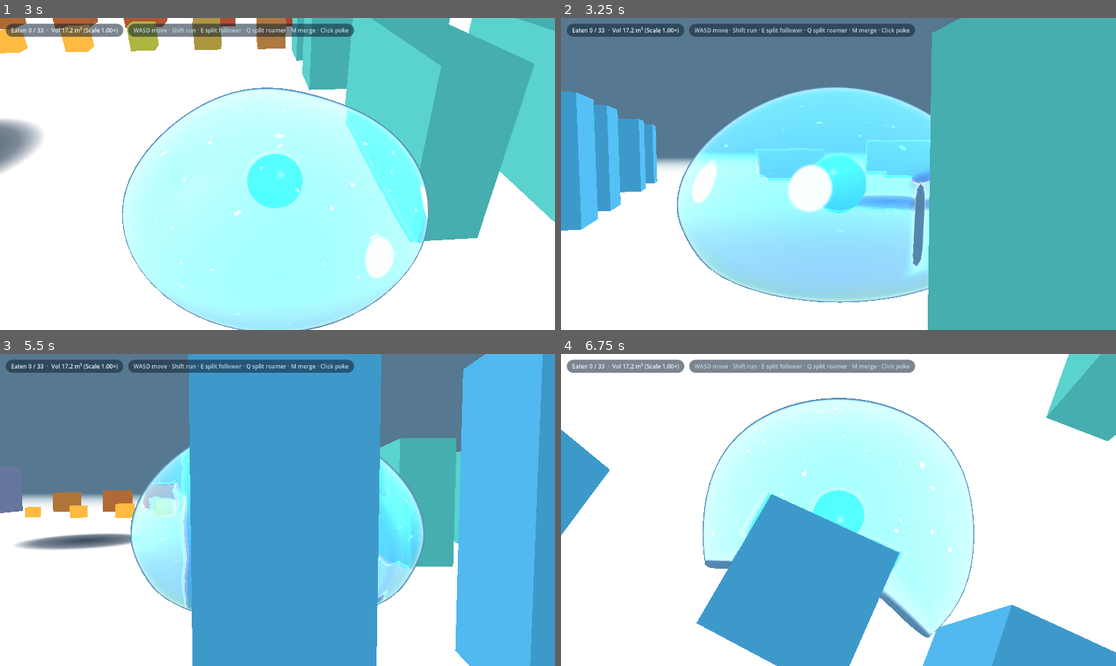
Above: before the commit, frames 1-4 (two rows, left to right).
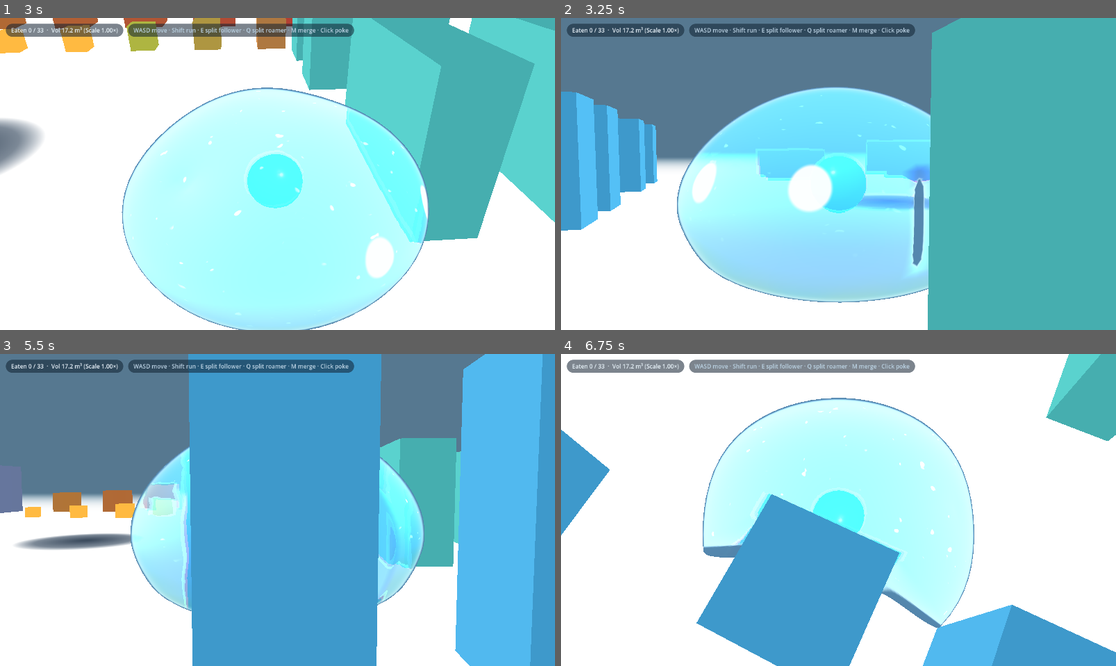
Above: after the commit, the same moments.

Repository: EN-rain/how-to-live-as-a-slime
Game: Godot game, scene res://scenes/main.tscn
Same seed, same stepped clock (60 frames per second), same inputs: the game is played once before the commit and once after it.
Inputs (mouse positions are in pixels of both pictures, inside the frame that each line leads up to):
- Up to frame 1 (3 s): tap Enter (ui_accept) at 0.5, 0.77, 1.07 s; move the mouse to (399, 158) at 0.52 s; hold D (move_right) 0.53-1.25 s; hold M (merge_clones) 0.53-1.25 s; click (399, 158) at 0.67 s; drag from (166, 189) to (249, 236) at 1.27 s; move the mouse to (333, 105) at 2.02 s; hold D (move_right) 2.03-2.75 s; hold Shift (run) 2.03-2.75 s; drag from (249, 236) to (111, 127) at 2.77 s
- Up to frame 2 (3.25 s): no input
- Up to frame 3 (5.5 s): move the mouse to (444, 556) at 3.52 s; hold A (move_left) 3.53-4.25 s; hold Q (split_roam) 3.53-4.25 s; tap Enter (ui_accept) at 3.77, 4.07 s; drag from (111, 463) to (194, 432) at 4.27 s; move the mouse to (305, 510) at 5.02 s; hold S (move_back) from 5.03 s (still down); hold Mouse wheel down (zoom_out) from 5.03 s (still down); click (305, 510) at 5.17 s
- Up to frame 4 (6.75 s): release S (move_back) at 5.75 s; release Mouse wheel down (zoom_out) at 5.75 s; drag from (755, 432) to (727, 525) at 5.77 s; move the mouse to (960, 494) at 6.52 s; press the mouse at (960, 494) at 6.53 s; hold W (move_forward) from 6.53 s (still down)

Frame 1 is identical in both runs. In frame 2, 0.2% of the frame differs, in the area x 61-67%, y 47-80%; in frame 3, 0.1%; in frame 4, 1.2%, in the area x 25-69%, y 50-91%.

Commit message:
Audit and fix render-frame uniform lag, corner/top clipping, low-cube core sweeps, and double-deformation

Diff:
--- a/scripts/props.gd
+++ b/scripts/props.gd
@@ -238,16 +238,18 @@
 		if not is_instance_valid(s):
 			continue
 		if not s.is_merging:
-			# Read the motor's contacts before push-eating issues its own
-			# move_horizontal calls, which would clear that feedback.
 			_register_motor_contacts(s, dt)
 			_process_edible_props(s, dt)
 		_update_inside_props(s, dt)
 		_update_slime_splat(s, dt)
+
+	_separate_slimes()
+
+	for s in registered_slimes:
+		if not is_instance_valid(s):
+			continue
 		_update_eat_uniforms(s, dt)
 		_update_solid_uniforms(s)
-
-	_separate_slimes()
 
 	# Press state that no body refreshed this tick (walked away, merged, freed)
 	# relaxes here, so a narrow per-slime query can never leave a prop permanently
@@ -623,7 +625,7 @@
 		if p.eater == s and p.body != null:
 			rids.append(p.body.get_rid())
 	for p in s.pressing_props:
-		if p.body != null and p.state == STATE_IDLE and p.last_presser == s and p.engulf_front > 0.005:
+		if p.body != null and p.state == STATE_IDLE and p.last_presser == s and p.engulf_front >= 0.85:
 			rids.append(p.body.get_rid())
 	return rids
 
@@ -1295,57 +1297,16 @@
 # ------------------------------------------------------------------------------------------------
 
 func _update_eat_uniforms(s: Slime, dt: float) -> void:
-	var S := s.model.scale
-	var sp := s.global_position
+	var S := maxf(s.model.scale, 1e-4)
+	var sp := s.body.global_position if s.body != null else s.global_position
 	for i in 6:
 		_eat_pos_buf[i] = Vector3.ZERO
 		_eat_param_buf[i] = Vector3.ZERO
 		_box_half_buf[i] = Vector3(0.01, 0.01, 0.01)
 
-	var nearby := query_nearby_props(Vector2(sp.x, sp.z), s.model.rest_max_radius * S * 1.1 + 6.0 * S + 4.0)
-	var pressing: Array[PropData] = []
-	for p in nearby:
-		if p.pd > 0.004 and p.p_ro > 0.0 and p.last_presser == s:
-			var dist := Vector2(p.mesh.global_position.x - sp.x, p.mesh.global_position.z - sp.z).length()
-			if dist <= s.model.rest_max_radius * S * 1.1 + p.p_ro:
-				pressing.append(p)
-	pressing.sort_custom(func(a: PropData, b: PropData) -> bool: return a.pd > b.pd)
-	if pressing.size() > 3:
-		pressing.resize(3)
-
-	var pa := 0.0
-	var press_dir := Vector3(0, 0, 1)
-	for i in pressing.size():
-		var p := pressing[i]
-		var m := p.mesh.global_position
-		var dx := m.x - sp.x
-		var dz := m.z - sp.z
-		var d := maxf(Vector2(dx, dz).length(), 1e-4)
-		var dir := Vector3(dx / d, 0.0, dz / d)
-		var dv := (s.model.world_radius_at(m.y, dir) + p.p_ro - p.pd) / maxf(S, 1e-4)
-		_eat_pos_buf[i] = Vector3(dir.x * dv, (m.y - sp.y) / maxf(S, 1e-4), dir.z * dv)
-		_eat_param_buf[i] = Vector3(float(p.shape) + p.sides * 0.01, 1.0, p.mesh.rotation.y + p.phase)
-		_box_half_buf[i] = _box_half(p, S)
-		var a := minf(1.0, p.pd / p.p_thr)
-		var vr := clampf(p.real_volume / maxf(1e-4, s.get_volume()), 0.0, 1.0)
-		var strain_boost := 1.0 + 0.45 * clampf((vr - 0.25) / 0.75, 0.0, 1.0)
-		a = minf(1.0, a * strain_boost)
-		if a > pa:
-			pa = a
-			press_dir = dir
-
-	s.press_amt = lerpf(s.press_amt, pa, 1.0 - exp(-15.0 * dt))
+	s.press_amt = lerpf(s.press_amt, 0.0, 1.0 - exp(-15.0 * dt))
 	s.set_shader_param("uPressAmt", s.press_amt)
-	s.set_shader_param("uPressDir", press_dir)
-
-	var near := 0.0
-	for p in nearby:
-		if p.p_ro <= 0.0 or p.last_presser != s:
-			continue
-		var to_prop := Vector3(p.mesh.global_position.x - sp.x, 0.0, p.mesh.global_position.z - sp.z)
-		var gap := to_prop.length() - (s.model.horizontal_support(to_prop) + p.p_ro)
-		near = maxf(near, minf(1.0, maxf(0.0, 1.0 - gap / (1.5 * S + p.p_ro))))
-	s.calm = lerpf(s.calm, maxf(near, s.press_amt), 1.0 - exp(-12.0 * dt))
+	s.calm = lerpf(s.calm, 0.0, 1.0 - exp(-12.0 * dt))
 
 	var slot := 3
 	for p in active_eating_props:
@@ -1366,11 +1327,15 @@
 		s._mat.set_shader_parameter("uBoxHalf", _box_half_buf)
 
 
-func _update_solid_uniforms(s: Slime) -> void:
+func _update_solid_uniforms(s: Slime, use_visual_body := false) -> void:
+	if s.model == null:
+		return
 	var S := maxf(s.model.scale, 1e-4)
-	var sp := s.global_position
-	var foot_y := s.model.foot.y
-	var top_y := foot_y + s.model.full_height
+	if use_visual_body and s.body != null:
+		S = maxf(s.slime_scale * s.body.scale.x, 1e-4)
+	var sp := s.body.global_position if (use_visual_body and s.body != null) else s.global_position
+	var foot_y := sp.y - s.model.rest_half_height * S
+	var top_y := foot_y + s.model.rest_full_height * S
 	for i in 8:
 		_solid_pos_buf[i] = Vector3.ZERO
 		_solid_param_buf[i] = Vector3.ZERO
@@ -1403,8 +1368,6 @@
 		_solid_pos_buf[i] = (m - sp) / S
 		_solid_dir_buf[i] = Vector3(-n_out.x, 0.0, -n_out.z)
 		var weight := 1.0
-		if is_edible_by_push(s, p) and p.last_presser == s:
-			weight = clampf(1.0 - p.engulf_front * 0.90, 0.0, 1.0)
 		_solid_param_buf[i] = Vector3(float(p.shape) + p.sides * 0.01, weight, p.mesh.rotation.y + p.phase)
 		_solid_half_buf[i] = _box_half(p, S)
 
--- a/scripts/slime.gd
+++ b/scripts/slime.gd
@@ -436,7 +436,15 @@
 		return
 	var s := maxf(slime_scale, 1e-4)
 	var rxz := model.core_sphere_radius() / s
-	_core_mesh.position = Vector3.ZERO
+	var cy := 0.0
+	if motor != null and is_inside_tree():
+		var rise := motor.ceiling_clearance_from(motor.core_sweep_origin(), model.rest_full_height * s, motor.core_sphere_shape())
+		if rise < INF:
+			var roof_world_y := motor.core_sweep_origin().y + model.core_sphere_radius() + rise
+			var max_center_world_y := roof_world_y - model.core_sphere_radius() - 0.08 * s
+			var max_local_y := (max_center_world_y - global_position.y) / s
+			cy = minf(0.0, max_local_y)
+	_core_mesh.position = Vector3(0.0, cy, 0.0)
 	_core_mesh.scale = Vector3(rxz, rxz, rxz)
 
 
@@ -695,6 +703,8 @@
 	# The node already applies slime_scale; undo it on the child so the total visual
 	# scale is exactly the interpolated one and never compounds between ticks.
 	body.scale = Vector3.ONE * (s / maxf(slime_scale, 1e-4))
+	if props != null and not _is_sleeping:
+		props._update_solid_uniforms(self, true)
 
 
 func _physics_process(delta: float) -> void:
--- a/scripts/slime_motor.gd
+++ b/scripts/slime_motor.gd
@@ -136,6 +136,12 @@
 	model.set_foot(owner_node.global_position + Vector3(0, -model.rest_half_height * model.scale, 0))
 
 
+## Horizontal sweep origin for the Core Sphere: aligned with the slime's X/Z center and
+## positioned just above the foot so it collides with low cubes (0.5m+) while passing under low tunnels (0.75m+).
+func core_sweep_origin() -> Vector3:
+	return model.foot + Vector3(0.0, model.core_sphere_radius() + 0.02, 0.0)
+
+
 ## Reuses one parameters object: every query path configures the fields it reads
 ## and consumes the result synchronously, so a shared instance is safe and avoids
 ## an allocation per probe.
@@ -157,8 +163,9 @@
 func recover_overlap() -> void:
 	_sync_foot()
 	var space := _space()
+	var sphere := core_sphere_shape()
 	for _i in tuning.recovery_iterations:
-		var q := _query(model.foot)
+		var q := _query(core_sweep_origin(), sphere)
 		q.exclude = _exclude.duplicate()
 		var sum := Vector3.ZERO
 		var first := Vector3.ZERO
@@ -183,17 +190,14 @@
 			return
 		var avg := sum.normalized() if sum.length_squared() > 1e-6 else first
 		var want := tuning.skin * 2.0 + 0.01
-		var fr := _cast(model.foot, avg * want)
+		var fr := _cast(core_sweep_origin(), avg * want, true, sphere)
 		var safe: float = fr[0]
 		var unsafe: float = fr[1]
 		var step := want
 		if not (safe <= 0.0 and unsafe <= 0.0):
-			# Clear sweep (or partial): never force past whatever lies in the way.
 			step = want * clampf(safe, 0.0, 1.0)
 			if step <= 1e-4:
 				return
-		# A start-in-collision cast reports 0/0; the averaged contact normal is the
-		# only escape direction, so allow the single bounded skin push.
 		owner_node.global_position += avg * step
 		var into := velocity.dot(avg)
 		if into < 0.0:
@@ -252,7 +256,7 @@
 		for _i in tuning.slide_iterations:
 			if slid.length_squared() < 1e-10:
 				break
-			var c_pos := model.core_sphere_center()
+			var c_pos := core_sweep_origin()
 			var fr := _cast(c_pos, slid, true, sphere)
 			var safe: float = fr[0]
 			var unsafe: float = fr[1]
@@ -271,7 +275,7 @@
 					break
 			else:
 				stalled = 0
-			var rest := _contact_rest(model.core_sphere_center() + slid * unsafe, sphere)
+			var rest := _contact_rest(core_sweep_origin() + slid * unsafe, sphere)
 			if rest.is_empty():
 				break
 			var n: Vector3 = rest.normal
@@ -305,7 +309,7 @@
 		if velocity.dot(n) < 0.0:
 			velocity = velocity.slide(n)
 	_sync_foot()
-	var fr := _cast(model.foot, push, true, null, LAYER_OBSTACLES)
+	var fr := _cast(core_sweep_origin(), push, true, core_sphere_shape(), LAYER_OBSTACLES)
 	var safe: float = fr[0]
 	var unsafe: float = fr[1]
 	# A clear path reports 1/1. A cast that begins inside geometry reports 0/0, which
--- a/scripts/slime_shape_model.gd
+++ b/scripts/slime_shape_model.gd
@@ -329,7 +329,7 @@
 	if world_y >= foot.y + full_height:
 		return semi_a
 	var rest_h := (world_y - foot.y) / maxf(1e-6, scale * height_ratio)
-	return rest_radius_at(rest_h) * scale * spread * squeeze
+	return rest_radius_at(rest_h) * scale * spread
 
 
 ## Convert a world offset from the actor root into mesh-local shader units.
--- a/scripts/slime_tuning.gd
+++ b/scripts/slime_tuning.gd
@@ -18,8 +18,8 @@
 @export var max_step_fraction := 0.3
 @export var gravity := 22.0
 ## How far above the foot the motor may step/climb onto support, per unit scale.
-@export var climb_reach := 0.55
-@export var liquid_climb_reach := 0.75
+@export var climb_reach := 0.08
+@export var liquid_climb_reach := 0.08
 @export var slide_iterations := 4
 @export var recovery_iterations := 6
 ## Resolve slime-vs-slime overlap analytically from the shape model instead of
--- a/shaders/slime.gdshader
+++ b/shaders/slime.gdshader
@@ -252,55 +252,62 @@
 }
 
 // Conforms the slime surface around an obstacle so the body visibly molds/compresses
-// against narrow passage walls, corners, and low roofs with zero intersection.
+// against narrow passage walls, corners, tops of low cubes, and bottoms of low roofs with zero intersection.
 vec3 solidDent(vec3 p, vec3 c, float shape, vec3 h, float yaw, float blur, vec3 nOv) {
 	float cy = cos(yaw);
 	float sy = sin(yaw);
 	vec3 dv = p - c;
 	vec3 q = vec3(dv.x * cy - dv.z * sy, dv.y, dv.x * sy + dv.z * cy);
-	if (q.y > h.y + 0.25 + blur || q.y < -h.y - blur) return vec3(0.0);
-
-	// Overhead roof / tunnel ceiling check: if the obstacle bottom is suspended above the floor,
-	// press the top of the slime smoothly down underneath the roof.
-	if (c.y - h.y > -uRefRadius * 0.45) {
-		float wxRoof = 1.0 - smoothstep(h.x, h.x + 0.35, abs(q.x));
-		float wzRoof = 1.0 - smoothstep(h.z, h.z + 0.35, abs(q.z));
-		float penY = max(0.0, q.y - (-h.y - SOLID_OFFSET));
-		float pushDown = -penY * 0.98 * wxRoof * wzRoof;
-		return vec3(0.0, pushDown, 0.0);
-	}
-
-	// Slime center (0, p.y, 0) in obstacle local coordinates
+	vec3 H = h + vec3(SOLID_OFFSET);
+	if (q.y > H.y + 0.20 || q.y < -H.y - 0.20) return vec3(0.0);
+
+	// Slime center in obstacle local coordinates
 	vec2 qCenter = vec2(-c.x * cy + c.z * sy, -c.x * sy - c.z * cy);
-	float winY = 1.0 - smoothstep(-0.02, 0.22, q.y - h.y);
+	float groundFloorLocal = -uRefRadius * (0.86 - uMelt * 0.22);
+
+	// Overhead roof / tunnel ceiling check: if the obstacle bottom is suspended above the floor
+	if (c.y - h.y > groundFloorLocal + 0.35) {
+		if (abs(q.x) < H.x && abs(q.z) < H.z && q.y > -H.y) {
+			// If slime center is under the roof, push straight down to -H.y; if outside, push to nearest face
+			bool centerUnder = abs(qCenter.x) < H.x && abs(qCenter.y) < H.z;
+			if (centerUnder) {
+				return vec3(0.0, (-H.y) - q.y, 0.0);
+			}
+		}
+	}
+
+	float winY = 1.0 - smoothstep(H.y, H.y + 0.16, q.y);
+	if (winY <= 0.001) return vec3(0.0);
+
 	float kind = floor(shape + 0.005);
-
 	vec2 origXZ = q.xz;
 	vec2 curXZ = q.xz;
 
 	if (kind < 0.5) {
-		// Step 1: Exact Ray-Box intersection from slime center (qCenter) to vertex (q.xz)
-		vec2 H = h.xz + vec2(SOLID_OFFSET);
+		vec2 Hxz = H.xz;
 		vec2 d = curXZ - qCenter;
 		vec2 safeD = sign(d + vec2(1e-7)) * max(abs(d), vec2(1e-5));
-		vec2 t0 = (-H - qCenter) / safeD;
-		vec2 t1 = ( H - qCenter) / safeD;
+		vec2 t0 = (-Hxz - qCenter) / safeD;
+		vec2 t1 = ( Hxz - qCenter) / safeD;
 		vec2 tMin2 = min(t0, t1);
 		vec2 tMax2 = max(t0, t1);
 		float tEnter = max(tMin2.x, tMin2.y);
 		float tExit = min(tMax2.x, tMax2.y);
 
 		if (tExit > max(tEnter, 0.0) && tEnter < 1.0) {
-			float tClamped = max(tEnter, 0.0);
-			vec2 hitPt = qCenter + d * tClamped;
-			float grazeW = tExit >= 1.0 ? 1.0 : clamp((tExit - tClamped) / 0.08, 0.0, 1.0);
-			curXZ = mix(curXZ, mix(hitPt, curXZ, 0.012), grazeW);
-		}
-
-		// Step 2: Smooth corner rounding on the near surface
-		vec3 f = footSd(vec3(curXZ.x, q.y, curXZ.y), shape, h, SOLID_ROUND);
-		if (f.x < SOLID_OFFSET) {
-			curXZ += f.yz * ((SOLID_OFFSET - f.x) * 0.985);
+			if (tEnter >= 0.0) {
+				curXZ = qCenter + d * tEnter;
+			} else {
+				float sx = qCenter.x >= 0.0 ? 1.0 : -1.0;
+				float sz = qCenter.y >= 0.0 ? 1.0 : -1.0;
+				float dxFace = Hxz.x - sx * curXZ.x;
+				float dzFace = Hxz.y - sz * curXZ.y;
+				if (dxFace < dzFace) {
+					curXZ.x = sx * Hxz.x;
+				} else {
+					curXZ.y = sz * Hxz.y;
+				}
+			}
 		}
 	} else {
 		float R = h.x + SOLID_OFFSET;
@@ -315,19 +322,19 @@
 			float tEnter = (-b - sqD) / a;
 			float tExit = (-b + sqD) / a;
 			if (tExit > max(tEnter, 0.0) && tEnter < 1.0) {
-				float tClamped = max(tEnter, 0.0);
-				vec2 hitPt = qCenter + d * tClamped;
-				float grazeW = tExit >= 1.0 ? 1.0 : clamp((tExit - tClamped) / 0.08, 0.0, 1.0);
-				curXZ = mix(curXZ, mix(hitPt, curXZ, 0.012), grazeW);
+				if (tEnter >= 0.0) {
+					curXZ = qCenter + d * tEnter;
+				} else {
+					float rLen = max(length(curXZ), 1e-4);
+					curXZ = (curXZ / rLen) * R;
+				}
 			}
 		}
 	}
 
 	vec2 pushXZ = (curXZ - origXZ) * winY;
-	float compressAmt = length(pushXZ);
-	float rimLift = min(compressAmt, 0.8) * 0.16 * smoothstep(-0.40, 0.20, -abs(compressAmt - 0.35));
 	vec2 worldPushXZ = vec2(pushXZ.x * cy + pushXZ.y * sy, -pushXZ.x * sy + pushXZ.y * cy);
-	return vec3(worldPushXZ.x, rimLift, worldPushXZ.y);
+	return vec3(worldPushXZ.x, 0.0, worldPushXZ.y);
 }
 
 float smin_neck(float a, float b, float k) {
@@ -477,14 +484,17 @@
 		}
 	}
 
-	// Final authoritative obstacle conforming across up to 8 nearby objects.
-	for (int i = 0; i < 8; i++) {
-		float solidAmt = uSolidParam[i].y;
-		if (solidAmt > 0.001) {
-			vec3 dent = solidDent(p, uSolidPos[i], uSolidParam[i].x, uSolidHalf[i], uSolidParam[i].z, 0.22, uSolidDir[i]);
-			p += dent * solidAmt;
+	// Final authoritative obstacle conforming across up to 8 nearby objects (2 passes resolve multi-cube corners).
+	for (int pass = 0; pass < 2; pass++) {
+		for (int i = 0; i < 8; i++) {
+			float solidAmt = uSolidParam[i].y;
+			if (solidAmt > 0.001) {
+				vec3 dent = solidDent(p, uSolidPos[i], uSolidParam[i].x, uSolidHalf[i], uSolidParam[i].z, 0.22, uSolidDir[i]);
+				p += dent * solidAmt;
+			}
 		}
 	}
+	p.y = max(p.y, groundFloor);
 
 	return p;
 }
